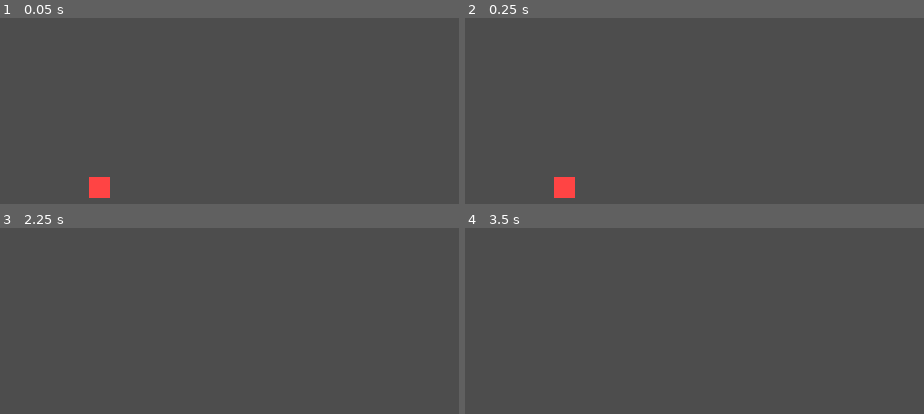
Above: before the commit, frames 1-4 (two rows, left to right).
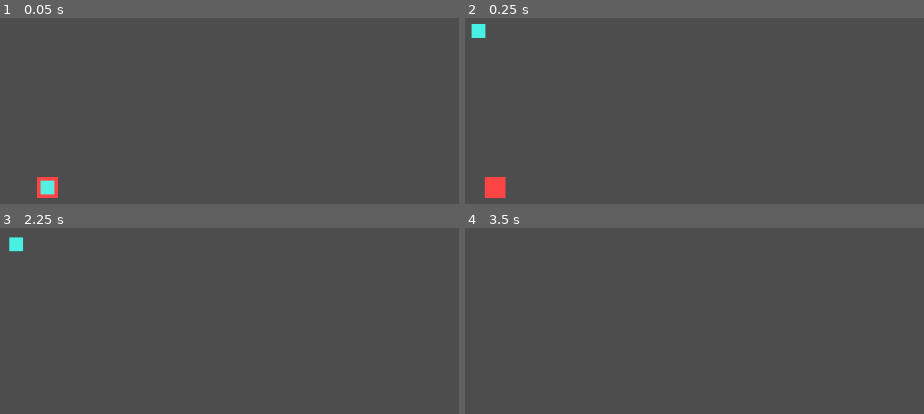
Above: after the commit, the same moments.

Repository: oman276/CS-383-Assignments
Game: Godot game, scene res://scenes/Empty.tscn
Two runs of this game, one before a commit and one after it. Both use one fixed random seed, a clock stepped at 60 frames per second and the inputs below.
Inputs (mouse positions are in pixels of both pictures, inside the frame that each line leads up to):
- Up to frame 1 (0.05 s): no input
- Up to frame 2 (0.25 s): no input
- Up to frame 3 (2.25 s): tap Enter at 0.5 s; move the mouse to (275, 374) at 0.52 s; hold D (topdown_move_right) 0.53-2.03 s; tap W (topdown_move_up) at 0.77, 1.52 s; move the mouse to (outside the picture) at 1.27 s; tap Space (reset) at 2 s; move the mouse to (179, 298) at 2.02 s; hold A (topdown_move_left) from 2.03 s (still down)
- Up to frame 4 (3.5 s): tap Space (reset) at 2.75 s; move the mouse to (outside the picture) at 2.77 s; release A (topdown_move_left) at 2.78 s; hold D (topdown_move_right) from 2.78 s (still down); tap W (topdown_move_up) at 3.02 s

The runs differ from the first frame. In frame 1, 1.0% of the frame differs, in the area x 8-24%, y 85-97%; in frame 2, 1.3%, in the area x 1-24%, y 3-97%; in frame 3, 0.2%; in frame 4, nothing differs.
Error after the commit: Invalid assignment of property or key 'global_position' with value of type 'Vector2' on a base object of type 'Nil'. (res://scripts/systems/teamwork_level_cont…

Commit message:
other stuff + things

Diff:
--- /dev/null
+++ b/assignment_3/teamwork-ml/scenes/MLAgent.tscn
@@ -0,0 +1,21 @@
+[gd_scene format=3 uid="uid://dnei0go0sxghg"]
+
+[ext_resource type="Script" uid="uid://dpybhg817da1f" path="res://scripts/agent.gd" id="1_f8s4n"]
+[ext_resource type="Texture2D" uid="uid://chwf4kwqf4chx" path="res://addons/owens-godot-framework/tools/assets/basic_colors.png" id="1_nt522"]
+
+[sub_resource type="RectangleShape2D" id="RectangleShape2D_f8s4n"]
+
+[node name="MlAgent" type="CharacterBody2D" unique_id=454448767]
+script = ExtResource("1_f8s4n")
+
+[node name="CollisionShape2D" type="CollisionShape2D" parent="." unique_id=1903601355]
+shape = SubResource("RectangleShape2D_f8s4n")
+
+[node name="Sprite2D" type="Sprite2D" parent="CollisionShape2D" unique_id=266610309]
+modulate = Color(1, 1, 1, 0.38431373)
+texture_filter = 1
+position = Vector2(-9.536743e-07, -9.536743e-07)
+scale = Vector2(20, 20)
+texture = ExtResource("1_nt522")
+region_enabled = true
+region_rect = Rect2(0, 4, 1, 1)
--- a/assignment_3/teamwork-ml/scenes/TestRoot.tscn
+++ b/assignment_3/teamwork-ml/scenes/TestRoot.tscn
@@ -1,9 +1,13 @@
 [gd_scene format=3 uid="uid://d2ky6gyc2tbny"]
 
 [ext_resource type="PackedScene" uid="uid://blq7187l5a4s7" path="res://addons/owens-godot-framework/tools/scenes/level-elements/OwenCamera.tscn" id="1_nuy52"]
+[ext_resource type="Script" uid="uid://ryts6mu5e8sa" path="res://scripts/systems/teamwork_level_controller.gd" id="1_o3x8r"]
+[ext_resource type="PackedScene" uid="uid://dnei0go0sxghg" path="res://scenes/MLAgent.tscn" id="2_okul0"]
 [ext_resource type="PackedScene" uid="uid://coe2eeb7nu6ua" path="res://scenes/TeamworkPlayerController.tscn" id="3_o3x8r"]
 
 [node name="TestRoot" type="Node2D" unique_id=348076594]
+script = ExtResource("1_o3x8r")
+agentScene = ExtResource("2_okul0")
 
 [node name="OwenCamera" parent="." unique_id=1808773620 node_paths=PackedStringArray("target") instance=ExtResource("1_nuy52")]
 target = NodePath("../TargetPosition")
--- a/assignment_3/teamwork-ml/scripts/systems/teamwork_level_controller.gd
+++ b/assignment_3/teamwork-ml/scripts/systems/teamwork_level_controller.gd
@@ -13,120 +13,122 @@
 var timeSinceLastUpdate: float = 0.0
 
 enum GameState {
-    RUNNING,
-    RESETTING
+	RUNNING,
+	RESETTING
 }
 
 @onready var state: GameState = GameState.RUNNING
 
 
 func _ready() -> void:
-    for i in range(agentNumber):
-        var agent = agentScene.instantiate()
-        get_parent().add_child(agent)
-        agents.append(agent)
+	for i in range(agentNumber):
+		var agent = agentScene.instantiate()
+		get_parent().add_child(agent)
+		agents.append(agent)
 
 
 func _process(delta: float) -> void:
-    if state == GameState.RESETTING:
-        return
+	if state == GameState.RESETTING:
+		return
 
-    timeSinceLastUpdate += delta
-    if timeSinceLastUpdate >= 1.0 / updatePerSecond:
-        timeSinceLastUpdate = 0.0
-        _update_agent()
+	timeSinceLastUpdate += delta
+	if timeSinceLastUpdate >= 1.0 / updatePerSecond:
+		timeSinceLastUpdate = 0.0
+		_update_agent()
 
-    if Input.is_action_just_pressed("reset"):
-        reset_state()
+	if Input.is_action_just_pressed("reset"):
+		reset_state()
 
 func _update_agent() -> void:
-    if agents.is_empty():
-            return
+	if agents.is_empty():
+			return
 
-    # pick a random agent
-    var agent = agents[randi() % agents.size()]
-    # request a new velocity for that agent from the Python server
-    var query_message = "query,%f,%f,%d" % [agent.global_position.x, agent.global_position.y, queryNeighborCount]
-    var udp := PacketPeerUDP.new()
-    var bind_result := udp.bind(0)
-    if bind_result != OK:
-        push_warning("Failed to bind UDP socket for Python query")
-        return
+	# pick a random agent
+	var agent = agents[randi() % agents.size()]
+	# request a new velocity for that agent from the Python server
+	var query_message = "query,%f,%f,%d" % [agent.global_position.x, agent.global_position.y, queryNeighborCount]
+	var udp := PacketPeerUDP.new()
+	var bind_result := udp.bind(0)
+	if bind_result != OK:
+		push_warning("Failed to bind UDP socket for Python query")
+		return
 
-    udp.set_dest_address(pythonServerIp, pythonQueryPort)
-    udp.put_packet(query_message.to_utf8_buffer())
+	udp.set_dest_address(pythonServerIp, pythonQueryPort)
+	udp.put_packet(query_message.to_utf8_buffer())
 
-    # Poll briefly for one response packet on this same socket.
-    var max_wait_ms := 50
-    var waited_ms := 0
-    while udp.get_available_packet_count() == 0 and waited_ms < max_wait_ms:
-        OS.delay_msec(1)
-        waited_ms += 1
+	# Poll briefly for one response packet on this same socket.
+	var max_wait_ms := 50
+	var waited_ms := 0
+	while udp.get_available_packet_count() == 0 and waited_ms < max_wait_ms:
+		OS.delay_msec(1)
+		waited_ms += 1
 
-    if udp.get_available_packet_count() == 0:
-        udp.close()
-        return
+	if udp.get_available_packet_count() == 0:
+		udp.close()
+		return
 
-    var response = udp.get_packet().get_string_from_utf8().strip_edges()
-    udp.close()
+	var response = udp.get_packet().get_string_from_utf8().strip_edges()
+	udp.close()
 
-    if not response.begins_with("ok,"):
-        return
+	if not response.begins_with("ok,"):
+		return
 
-    var velocity_blob = response.substr(3)
-    if velocity_blob.is_empty():
-        return
+	var velocity_blob = response.substr(3)
+	if velocity_blob.is_empty():
+		return
 
-    var velocity_entries = velocity_blob.split(";", false)
-    var sum_velocity = Vector2.ZERO
-    var count = 0
+	var velocity_entries = velocity_blob.split(";", false)
+	var sum_velocity = Vector2.ZERO
+	var count = 0
 
-    for entry in velocity_entries:
-        var parts = entry.split(",", false)
-        if parts.size() != 2:
-            continue
+	for entry in velocity_entries:
+		var parts = entry.split(",", false)
+		if parts.size() != 2:
+			continue
 
-        var vel_x = parts[0].to_float()
-        var vel_y = parts[1].to_float()
-        sum_velocity += Vector2(vel_x, vel_y)
-        count += 1
+		var vel_x = parts[0].to_float()
+		var vel_y = parts[1].to_float()
+		sum_velocity += Vector2(vel_x, vel_y)
+		count += 1
 
-    if count == 0:
-        return
+	if count == 0:
+		return
 
-    var average_velocity = sum_velocity / float(count)
-    # change the agent's velocity based on the average of all velocities in the response
-    if agent.has_method("update_direction"):
-        agent.update_direction(average_velocity)
+	var average_velocity = sum_velocity / float(count)
+	# change the agent's velocity based on the average of all velocities in the response
+	if agent.has_method("update_direction"):
+		agent.update_direction(average_velocity)
 
 
 func reset_state() -> void:
-    state = GameState.RESETTING
-    for agent in agents:
-        agent.global_position = Vector2.ZERO
-        agent.update_direction(Vector2.ZERO)
-    player.global_position = Vector2.ZERO
+	print("Resetting state...")
 
-    # update the tree
-    var query_message = "rebuild"
-    var udp := PacketPeerUDP.new()
-    var bind_result := udp.bind(0)
-    if bind_result != OK:
-        push_warning("Failed to bind UDP socket for Python query")
-        return
+	state = GameState.RESETTING
+	for agent in agents:
+		agent.global_position = Vector2.ZERO
+		agent.update_direction(Vector2.ZERO)
+	player.global_position = Vector2.ZERO
 
-    udp.set_dest_address(pythonServerIp, pythonQueryPort)
-    udp.put_packet(query_message.to_utf8_buffer())
+	# update the tree
+	var query_message = "rebuild"
+	var udp := PacketPeerUDP.new()
+	var bind_result := udp.bind(0)
+	if bind_result != OK:
+		push_warning("Failed to bind UDP socket for Python query")
+		return
 
-    # Poll briefly for one response packet on this same socket.
-    var max_wait_ms := 50
-    var waited_ms := 0
-    while udp.get_available_packet_count() == 0 and waited_ms < max_wait_ms:
-        OS.delay_msec(1)
-        waited_ms += 1
+	udp.set_dest_address(pythonServerIp, pythonQueryPort)
+	udp.put_packet(query_message.to_utf8_buffer())
 
-    if udp.get_available_packet_count() == 0:
-        udp.close()
-        return
+	# Poll briefly for one response packet on this same socket.
+	var max_wait_ms := 50
+	var waited_ms := 0
+	while udp.get_available_packet_count() == 0 and waited_ms < max_wait_ms:
+		OS.delay_msec(1)
+		waited_ms += 1
 
-    state = GameState.RUNNING
+	if udp.get_available_packet_count() == 0:
+		udp.close()
+		return
+
+	state = GameState.RUNNING
Not shown, changed: assignment_3/python_ml/data_loop.py
